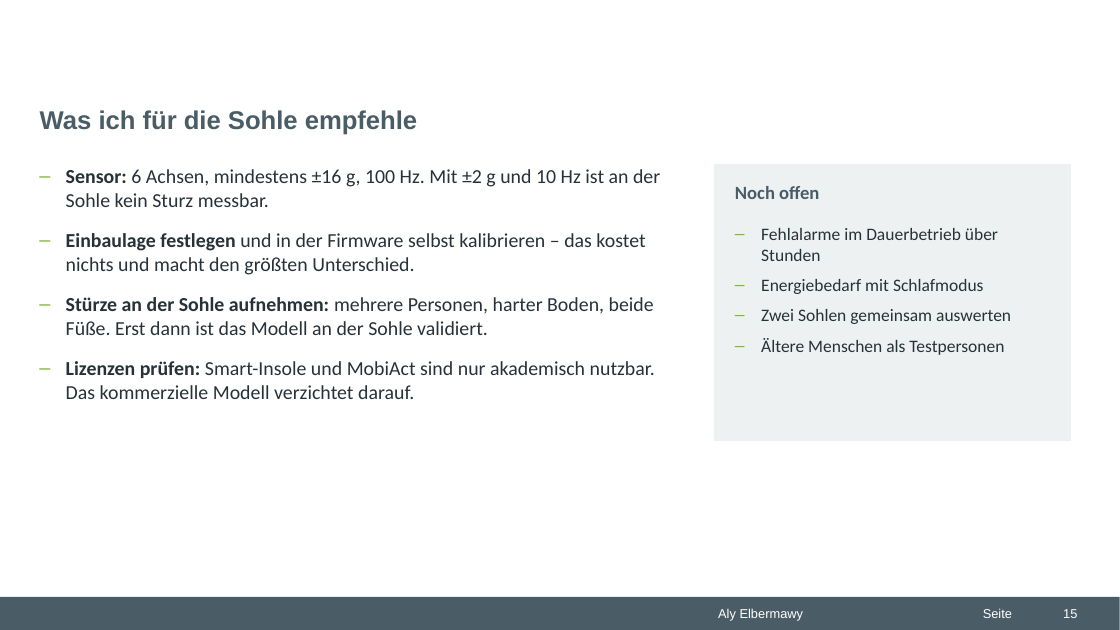
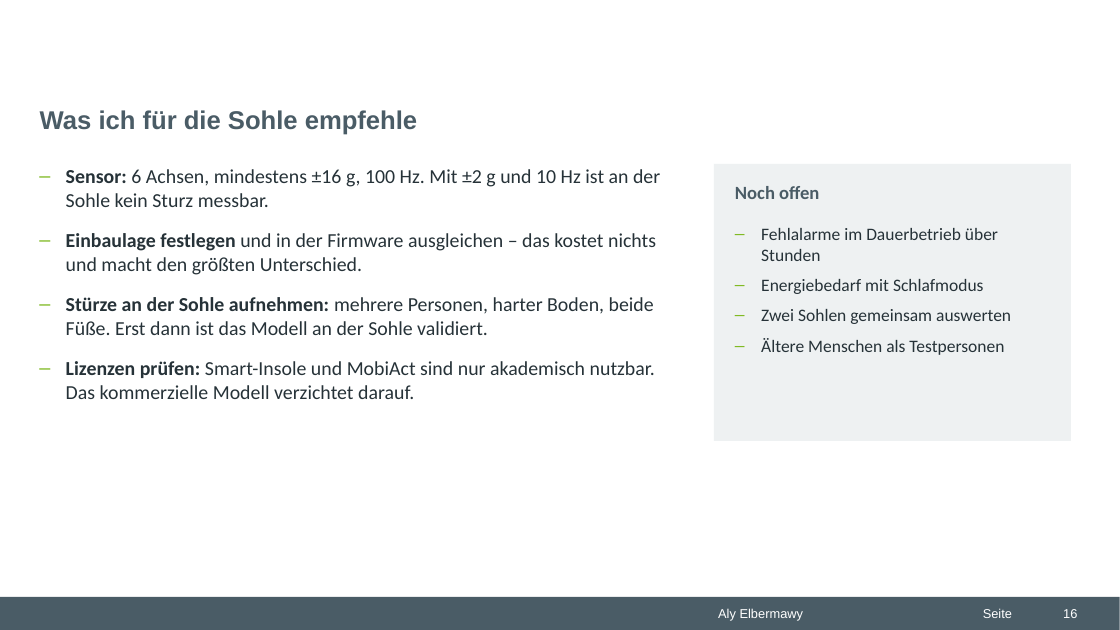
Before and after one commit to Alyelb/ML-Modell-for-Fall-detection, a slide deck: slide 16 of praesentation/2_Projekt_Sturzerkennung.pptx (slide 15 before the commit). Drawn at 1120x630 pixels with LibreOffice and Linux fonts; fonts in the diff are those of the drawing; background and template pictures are left out. Boxes give left, top, right and bottom in pixels: in the first picture for what was removed or moved away, otherwise in the second. Text is boxed around its words. In the diff, an @@ line names an element or a change of style, - is before the commit and + after.

```diff
--- a/praesentation/2_Projekt_Sturzerkennung.pptx
+++ b/praesentation/2_Projekt_Sturzerkennung.pptx
@@ text at bbox=[66, 233, 656, 275]: text changed @@
-– Einbaulage festlegen und in der Firmware selbst kalibrieren – das kostet nichts und macht den größten Unterschied.
+– Einbaulage festlegen und in der Firmware ausgleichen – das kostet nichts und macht den größten Unterschied.
```
Also in this commit, not shown: 2 other slides changed, 11 slides added, 10 slides removed, 3 other files.
